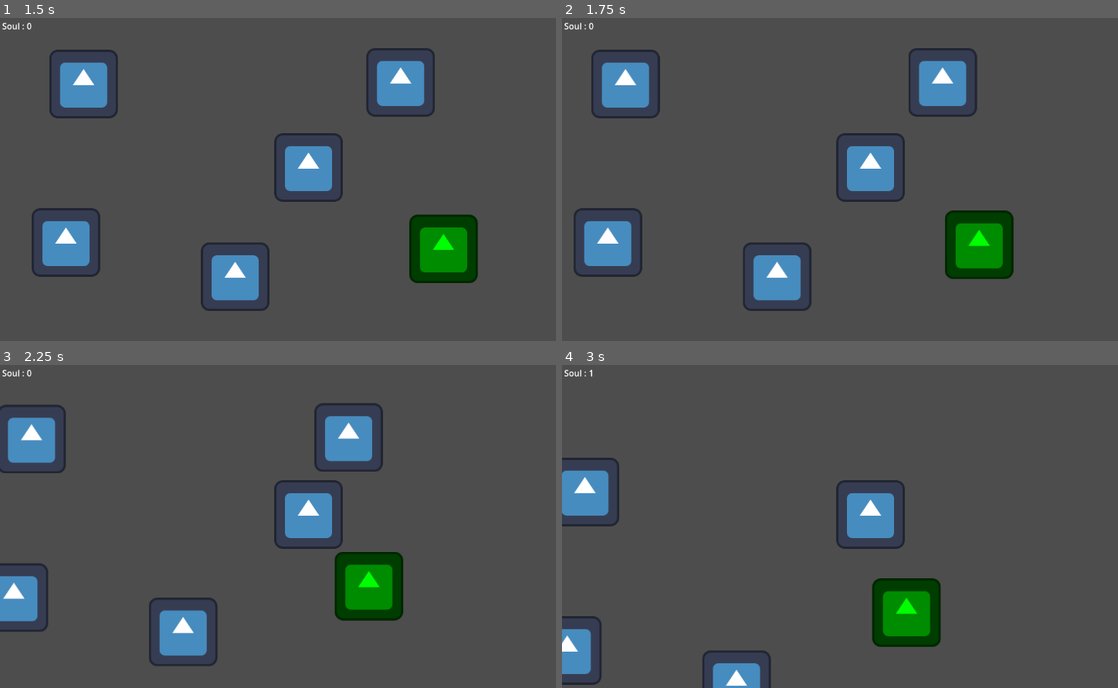
Above: before the commit, frames 1-4 (two rows, left to right).
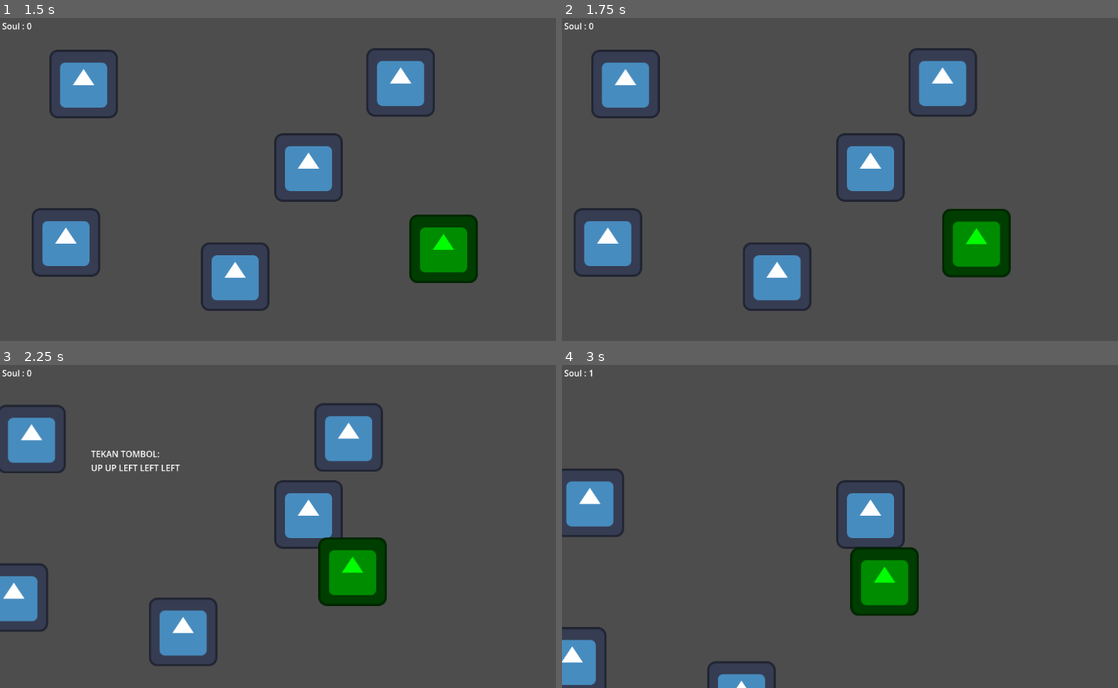
Above: after the commit, the same moments.

Repository: AAF-07/Game-jam
Game: Godot game, scene res://Scene/level.tscn
Two runs of this game, one before a commit and one after it. Both use one fixed random seed, a clock stepped at 60 frames per second and the inputs below. The engine's default icon, where the game draws it, is replaced by a stand-in: a white triangle on a blue panel in a dark square.
Inputs:
- Up to frame 1 (1.5 s): tap Enter at 0.5 s; hold Up (ui_up) 0.53-1.28 s; hold Right (right) from 0.53 s (still down); tap Shift (run) at 1.35 s
- Up to frame 2 (1.75 s): keep holding Right (right); tap Up (ui_up) at 1.52, 1.55 s
- Up to frame 3 (2.25 s): tap Up (ui_up) at 1.82 s; release Right (right) at 2.03 s; hold Left (left) from 2.03 s (still down); hold Up (ui_up) from 2.03 s (still down)
- Up to frame 4 (3 s): release Left (left) at 2.78 s; release Up (ui_up) at 2.78 s; hold Right (right) from 2.78 s (still down); tap Shift (run) at 2.85 s

Frame 1 is identical in both runs. In frame 2, 0.7% of the frame differs, in the area x 68-82%, y 59-81%; in frame 3, 3.5%; in frame 4, 6.9%, in the area x 0-69%, y 28-100%.

Commit message:
add skill check and nightmare mode

Diff:
--- a/Scene/level.tscn
+++ b/Scene/level.tscn
@@ -6,6 +6,7 @@
 [ext_resource type="PackedScene" uid="uid://bk8qoml0er6q5" path="res://Scene/monster.tscn" id="3_jnrmd"]
 
 [node name="Node2D" type="Node2D" unique_id=992683157]
+process_mode = 3
 script = ExtResource("1_or6n4")
 
 [node name="Player" parent="." unique_id=1473777026 instance=ExtResource("1_7wcfd")]
@@ -29,6 +30,7 @@
 position = Vector2(969, 464)
 
 [node name="CanvasLayer" type="CanvasLayer" parent="." unique_id=1108986521]
+process_mode = 2
 
 [node name="TextureProgressBar" type="TextureProgressBar" parent="CanvasLayer" unique_id=1641479836]
 anchors_preset = -1
@@ -53,6 +55,21 @@
 offset_bottom = -0.2800064
 text = "Soul "
 
+[node name="SkillCheckLabel" type="Label" parent="CanvasLayer" unique_id=410947193]
+visible = false
+anchors_preset = -1
+anchor_left = 0.148
+anchor_top = 0.307
+anchor_right = 0.851
+anchor_bottom = 0.625
+offset_left = -0.4960022
+offset_top = 0.06399536
+offset_right = -0.35198975
+text = "Skill Check"
+
 [node name="SanityTimer" type="Timer" parent="." unique_id=1314839600]
 
+[node name="SCTimer" type="Timer" parent="." unique_id=905714236]
+
 [connection signal="timeout" from="SanityTimer" to="." method="_on_sanity_timer_timeout"]
+[connection signal="timeout" from="SCTimer" to="." method="_on_sc_timer_timeout"]
--- a/Scene/monster.tscn
+++ b/Scene/monster.tscn
@@ -4,7 +4,7 @@
 [ext_resource type="Texture2D" uid="uid://barq67eed08is" path="res://icon.svg" id="1_xxklr"]
 
 [sub_resource type="CircleShape2D" id="CircleShape2D_xxklr"]
-radius = 64.40497
+radius = 72.691124
 
 [sub_resource type="CircleShape2D" id="CircleShape2D_4f2yx"]
 radius = 221.00226
--- a/script/World.gd
+++ b/script/World.gd
@@ -3,27 +3,34 @@
 # buat control UI Skill check dan sanity
 var sanity = 100
 var soul_collected = 0
+var arrow_key = ["ui_left", "ui_right", "ui_up", "ui_down"]
+var target_sequence = []
+var current_index = 0
+var is_skill_checking = false
+var is_nightmare = false
 
 @onready var sanity_bar = $CanvasLayer/TextureProgressBar
 @onready var soul_label = $CanvasLayer/Label
+@onready var skillcheck_label = $CanvasLayer/SkillCheckLabel
 
 var sanity_timer: Timer = null
+var skill_check_timer: Timer = null
 
 func _ready() -> void:
 	update_ui()
+	var timers = []
+	for child in get_children(): # nyari timer sanity
+		if child is Timer:
+			timers.append(child)
 
-	# PERBAIKAN 2: Cari node berjenis Timer secara otomatis
-	for child in get_children():
-		if child is Timer:
-			sanity_timer = child
-			break # Jika ketemu, stop pencarian
+	if timers.size() >= 2:
+		sanity_timer = timers[0]
+		skill_check_timer = timers[1]
 
-	# PERBAIKAN 3: Validasi aman sebelum memanggil .start()
-	if sanity_timer != null:
 		sanity_timer.start()
-		print("Keren! Timer otomatis ketemu dan dijalankan.")
-	else:
-		print("Waduh! Masih belum ada node Timer di Scene ini. Coba cek struktur Scene Tree kamu.")
+
+	sanity_timer.start() # start timer
+
 
 func update_ui():
 	if sanity_bar != null:
@@ -43,8 +50,124 @@
 	update_ui()
 
 	if sanity <= 0:
-		print("player gila")
+		nightmare_mode()
 
 func _on_sanity_timer_timeout() -> void:
-	SanityBar(3)
+	if not is_skill_checking:
+		SanityBar(3)
 	print("Sanity berkurang otomatis: ", sanity)
+
+	if sanity <= 0:
+		sanity_timer.stop()
+
+	if is_nightmare:
+		sanity_timer.stop()
+
+
+func _on_sc_timer_timeout() -> void:
+	if is_skill_checking:
+		SanityBar(5)
+		print("Sanity bocor deras saat Skill Check: ", sanity)
+
+func update_skill_check_text():
+	if skillcheck_label == null: return
+	var display_text = "TEKAN TOMBOL: \n"
+	for i in range(target_sequence.size()):
+		# Perbaikan typo: .replaced menjadi .replace
+		var arrow_name = target_sequence[i].replace("ui_", "").to_upper()
+		if i < current_index:
+			display_text += "[OK] "
+		else:
+			# Perbaikan typo: display_text dan memanggil arrow_name (bukan arrow_key)
+			display_text += arrow_name + " "
+	skillcheck_label.text = display_text
+
+func start_skill_check():
+	if is_skill_checking: return
+
+	is_skill_checking = true
+	current_index = 0
+	target_sequence.clear()
+
+	# 1. HENTIKAN GAME (PAUSE TOTAL)
+	# Ini akan membekukan Player, Monster, dan pergerakan lainnya otomatis
+	get_tree().paused = true
+
+	if not is_nightmare:
+		if sanity_timer != null: sanity_timer.stop()
+		if skill_check_timer != null: skill_check_timer.start()
+
+	var range = 10 if is_nightmare else 5
+	for i in range(range):
+		var random_arrow = arrow_key[randi() % arrow_key.size()]
+		target_sequence.append(random_arrow)
+
+	update_skill_check_text()
+	if skillcheck_label != null:
+		skillcheck_label.show()
+
+# PENTING: Tambahkan fungsi input ini agar World tetap bisa membaca tombol saat pause!
+func _input(event: InputEvent) -> void:
+	if not is_skill_checking: return
+
+	for action in arrow_key:
+		if event.is_action_pressed(action):
+			# Cek apakah tombol yang ditekan sesuai urutan
+			if action == target_sequence[current_index]:
+				current_index += 1
+				update_skill_check_text()
+
+				# Jika semua tombol sukses ditekan
+				if current_index >= target_sequence.size():
+					skill_check_success()
+					return # Keluar dari fungsi agar tidak error
+			else:
+				# Jika salah pencet tombol
+				skill_check_failed()
+				return
+
+func skill_check_success():
+	is_skill_checking = false
+	if skillcheck_label != null:
+		skillcheck_label.hide()
+
+	if skill_check_timer != null: skill_check_timer.stop()
+	if sanity_timer != null: sanity_timer.start()
+
+	# HADIAH & UNPAUSE GAME
+	sanity = clamp(sanity + 15, 0, 100)
+	update_ui()
+
+	# KEMBALIKAN GAME AGAR BERJALAN NORMAL LAGI
+	get_tree().paused = false
+
+	var monster = get_node_or_null("Monster")
+	if monster != null and monster.has_method("stun"):
+		monster.stun(3)
+
+func skill_check_failed():
+	print("Salah pencet! Skill check gagal.")
+
+	is_skill_checking = false
+	if skillcheck_label != null: skillcheck_label.hide()
+	if skill_check_timer != null: skill_check_timer.stop()
+	if sanity_timer != null: sanity_timer.start()
+
+	if is_nightmare:
+		#game_over()
+		print("game over")
+
+
+	get_tree().paused = false # Unpause
+
+func nightmare_mode():
+	is_nightmare = true
+
+	sanity_timer.stop()
+	skill_check_timer.stop()
+
+	var monster = get_node_or_null("Monster")
+	if monster != null:
+		monster.SPEED = 250.0
+		monster.player = $Player
+		monster.player_chase = true
--- a/script/monster.gd
+++ b/script/monster.gd
@@ -4,10 +4,11 @@
 var player_chase = false
 var player = null
 
-func _physics_process(delta: float) -> void:
+func _physics_process(_delta: float) -> void:
 	if player_chase:
-		position += (player.position - position)/SPEED
-
+		var direction = (player.position - position).normalized()
+		velocity = direction * SPEED
+		move_and_slide()
 		#buat nanti kalo ada animasi enemy
 		#if (position.player - position) < 0:
 			#flip_h = true
@@ -20,14 +21,28 @@
 	player = body
 	player_chase = true
 
-func _on_area_2d_body_exited(body: Node2D) -> void:
+func _on_area_2d_body_exited(_body: Node2D) -> void:
 	player = null
 	player_chase = false
 
-func _on_hitbox_2_body_entered(body: Node2D) -> void:
+func _on_hitbox_2_body_entered(_body: Node2D) -> void:
 	if player_chase:
 		print("skill check")
 
 		var world = get_tree().current_scene
 		if world.has_method("start_skill_check"):
 			world.start_skill_check()
+
+func stun(durasi: float):
+	player_chase = false
+	velocity = Vector2.ZERO
+	player = null
+
+	if has_node("detect_area"):
+		$detect_area.monitoring = false
+
+	var stun_timer = get_tree().create_timer(durasi)
+	await stun_timer.timeout
+
+	if has_node("Area2D"):
+		$Area2D.monitoring = true
